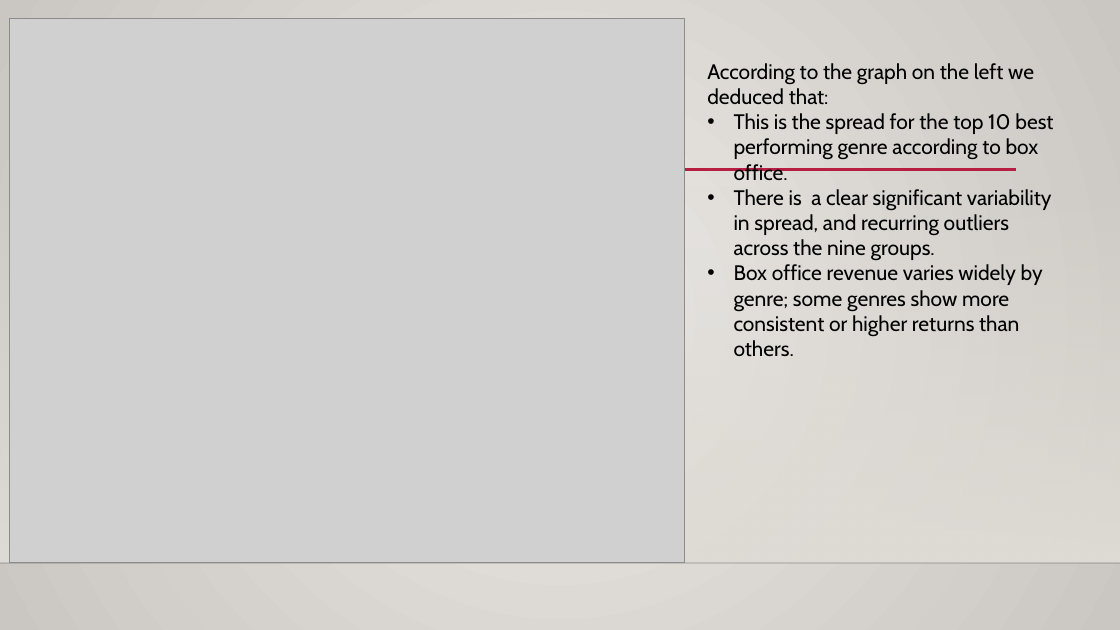
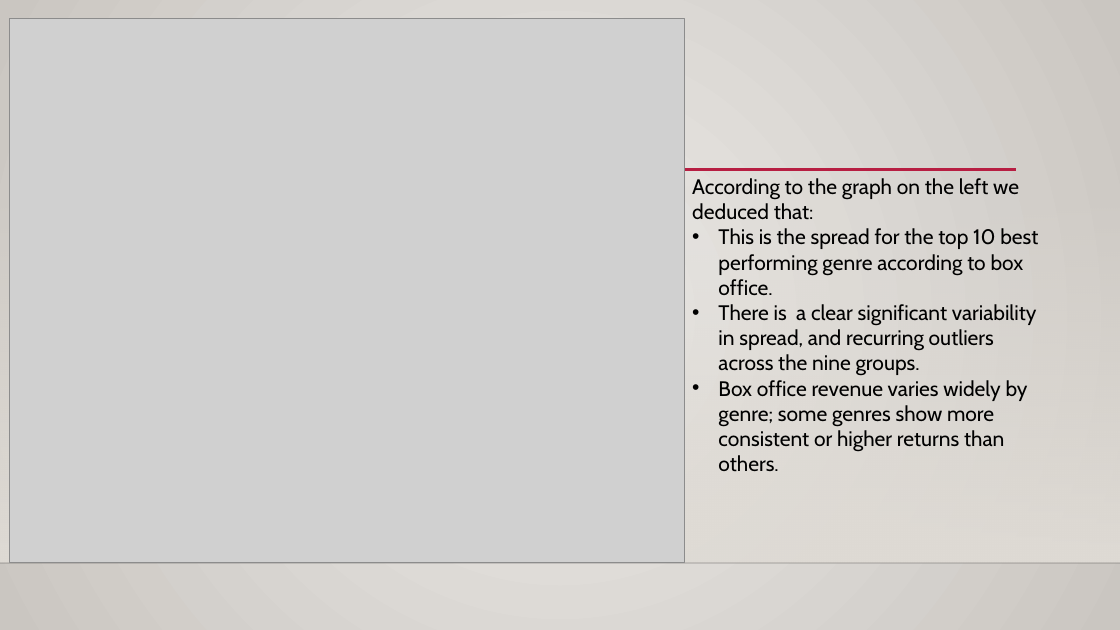
Before and after one commit to Abond1234/Dsc-Phase-2-project-2025, a slide deck: slide 16 of movie studio project.pptx (slide 14 before the commit). Drawn at 1120x630 pixels with LibreOffice and Linux fonts; fonts in the diff are those of the drawing; grey boxes stand for pictures; background and template pictures are left out. Boxes give left, top, right and bottom in pixels: in the first picture for what was removed or moved away, otherwise in the second. Text is boxed around its words. In the diff, an @@ line names an element or a change of style, - is before the commit and + after.

```diff
--- a/movie studio project.pptx
+++ b/movie studio project.pptx
@@ text "According to the graph on ..." moved from (x1=707, y1=63, x2=1053, y2=357) to (x1=692, y1=178, x2=1038, y2=472) @@
```
Also in this commit, not shown: 11 other slides changed, 9 slides added, 2 slides removed.
